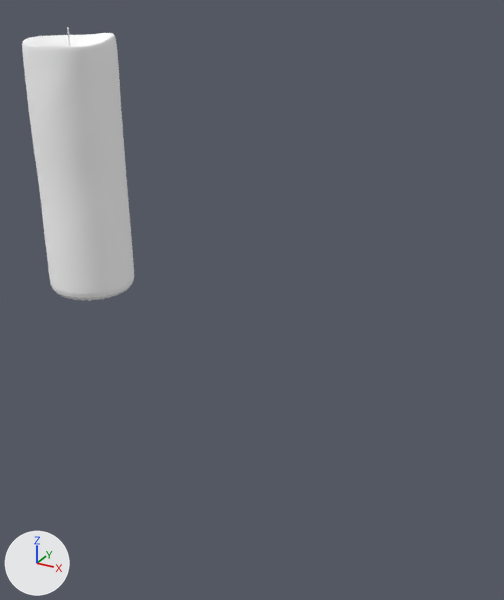
The Blender file 3D Mod Current/01-Models/Kerze.blend: old version first, new version second.
Before and after are seen from a camera (50 mm lens) standing at (3.45, -3.76, 2.1) and looking at (1.39, -0.02, 0.23). Arrows for +X, +Y and +Z are at lower left; the lights stay in place.
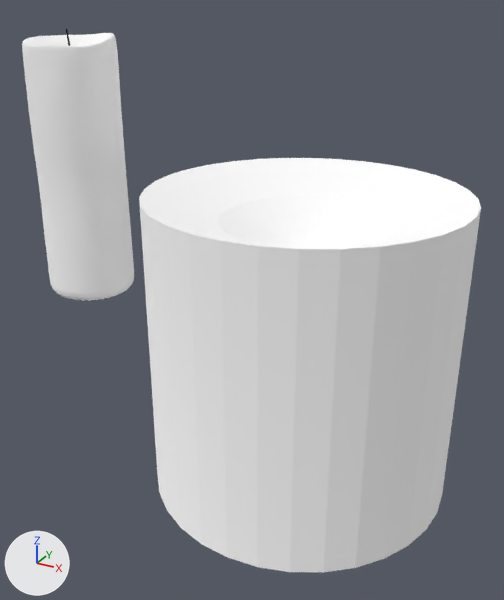
Boxes (x1, y1, x2, y2) around the edits, measured in the pictures (504 x 600 px):
'Cylinder.002', added: after (139, 158, 481, 573)
'Cylinder.001', recoloured: (66, 27, 71, 46) in both

What changed in the scene script:
```text
Add mat_candle:
    mat_candle = diffuse_material('Candle')
    mat_candle.base_color = (1.0, 1.0, 1.0)  # white #ffffff
    mat_candle.roughness = 0.4
Change me_cylinder:
    where me_cylinder.from_pydata(...)  # 782 vertices, 751 faces; spans x -1.0..1.0, y -1.0..1.0, z 0.0..2.03
    remove me_cylinder.materials.append(mat_material)  # white #ffffff
    add me_cylinder.materials.append(mat_candle)  # white #ffffff
Add me_cylinder_002:
    me_cylinder_002.from_pydata(...)  # 128 vertices, 98 faces; spans x -1.0..1.0, y -1.0..1.0, z -1.0..1.0
    me_cylinder_002.materials.append(mat_candle)  # white #ffffff
Add ob_cylinder_002:
    ob_cylinder_002 = bpy.data.objects.new('Cylinder.002', me_cylinder_002)
    ob_cylinder_002.location = (1.764, 0.0, 0.0)
```
